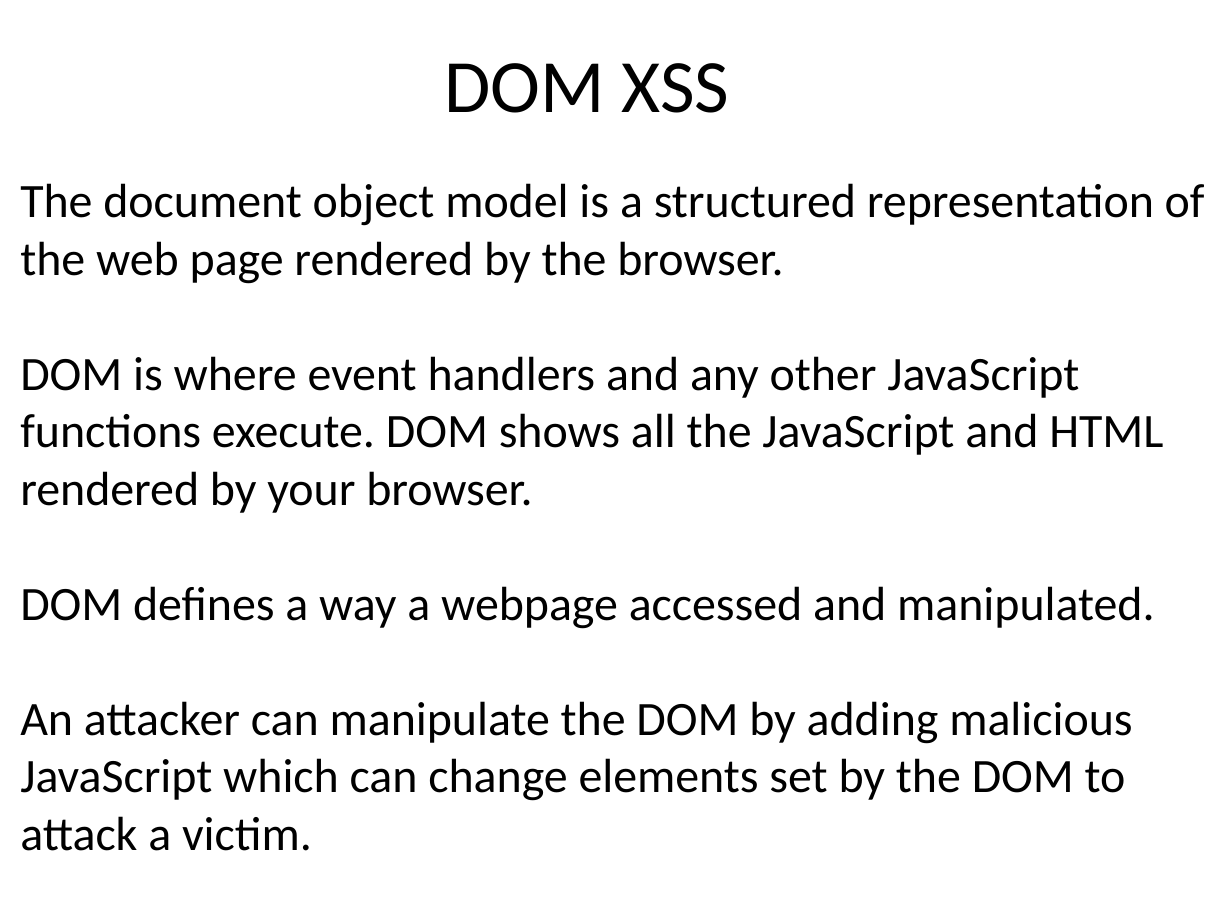
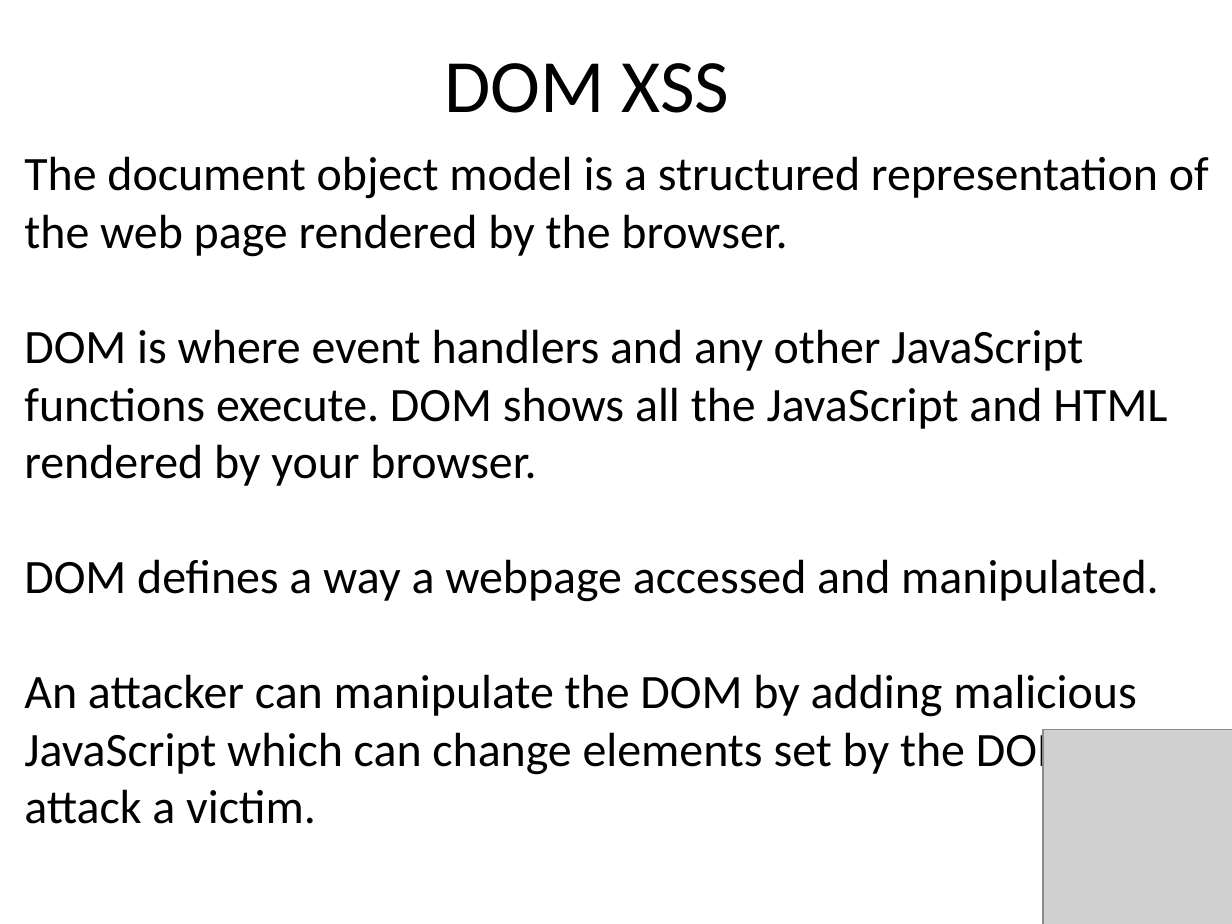
Before and after one commit to snoopysecurity/Public, a slide deck: slide 9 of Presentations/SHU Hacksoc/xss primer- snoopy security (2).ppt. Drawn at 1232x924 pixels with LibreOffice and Linux fonts; fonts in the diff are those of the drawing; grey boxes stand for pictures; background and template pictures are left out. Boxes give left, top, right and bottom in pixels: in the first picture for what was removed or moved away, otherwise in the second. Text is boxed around its words. In the diff, an @@ line names an element or a change of style, - is before the commit and + after.

```diff
--- a/Presentations/SHU Hacksoc/xss primer- snoopy security (2).ppt
+++ b/Presentations/SHU Hacksoc/xss primer- snoopy security (2).ppt
@@ text "The document object model is ...": place and size @@
-text "The document object model is ..." at box(20, 183, 1205, 851)
+text "The document object model is ..." at box(24, 156, 1209, 824)
@@ picture added at box(1044, 729, 1232, 924) @@
```
Also in this commit, not shown: 36 other slides changed.
